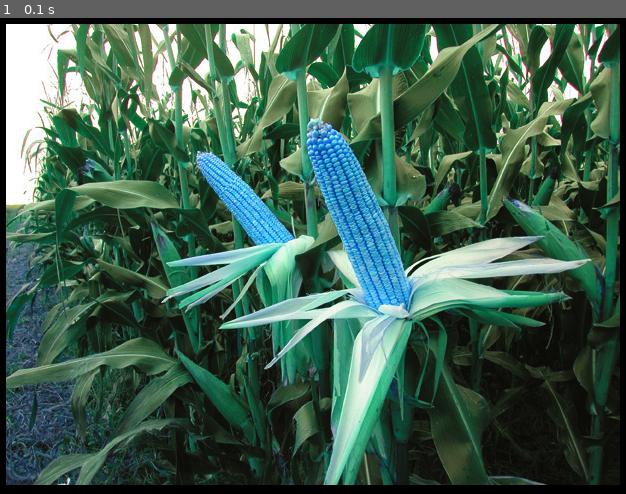
Above: before the commit, frame 1.
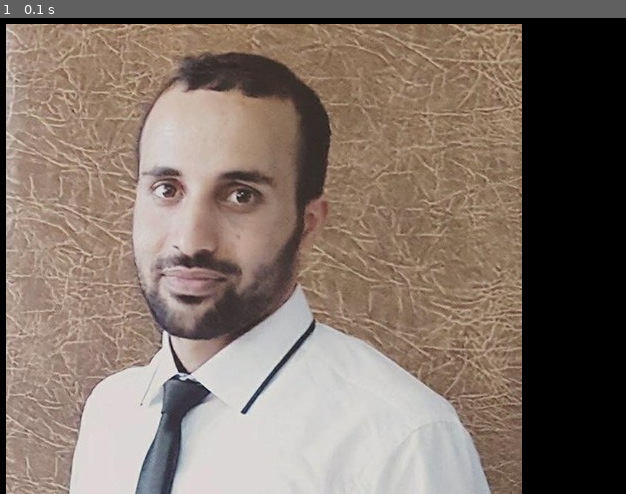
Above: after the commit, the same moment.

Repository: Qannaf/Python
Game: pygame game, started from afficher_image.py
The game is run twice, just before and just after one commit, with the same random seed, the same clock (stepped at 60 frames per second) and the same inputs.
Inputs:
- Up to frame 1 (0.1 s): no input

The runs differ from the first frame. In frame 1, 92% of the frame differs, in the area x 0-100%, y 1-100%.

Commit message:
Add files via upload

Diff:
--- a/afficher_image.py
+++ b/afficher_image.py
@@ -14,7 +14,7 @@
 #mon_app.fill(couleur_blanc)   #mettre couleur pour le fond
 
 #charger l'image
-mon_image = pygame.image.load("C:/Users/AL-SAHMI/Desktop/bureau/Test technique/python/image.jpg") #returne une surface
+mon_image = pygame.image.load("Qannaf.png") #returne une surface
 mon_image.convert_alpha()
 #mon_image.convert()
 
--- a/fenetre.py
+++ b/fenetre.py
@@ -7,29 +7,6 @@
 
 fenetre = tkinter.Tk()
 fenetre.title("Mon premier programme interface")
-#fenetre.minsize(640,480)
-#fenetre.maxsize(740,580)
-#fenetre.geometry("800600")
-#fenetre.resizable(width = False, height = False)
-#fenetre.positionfrom("user")
-#fenetre.sizefrom("user")
-#geometry("X×Y+0+0")
-fenetre.geometry("800×600+50+10")
-
-'''
-screen_x = int(fenetre.winfo_screenmmwidth())
-screen_y =int(fenetre.winfo_screenheight())
-
-window_x = 600
-window_y = 480
-
-"""
-position_X =  (largeur_ecran//2)-(largeur_fenetre//2)
-position_Y = (hauteur_ecran//2)-(hauteur_fenetre//2)
-"""
-position_X =  (screen_x //2)-(windows_x//2)
-position_Y = (screen_y //2)-(windows_y//2)
-geo = "{}×{}+{}+{}".format(window_x, window_y,position_X, position_Y )
-fenetre.geometry(geo)
-'''
+fenetre.minsize(640,480)
+fenetre.maxsize(740,580)
 fenetre.mainloop()
Not shown, changed: Readme.md
